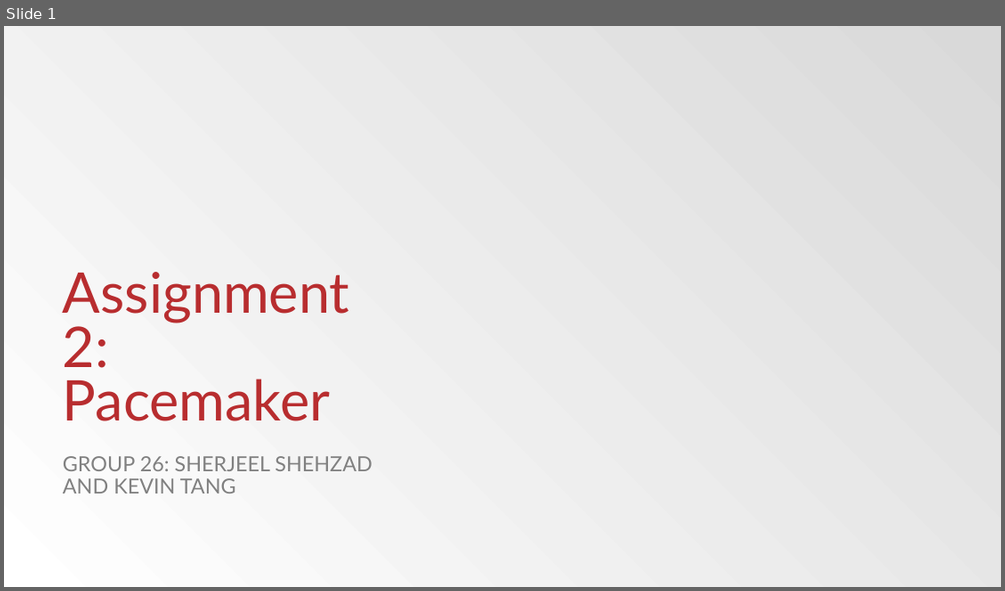
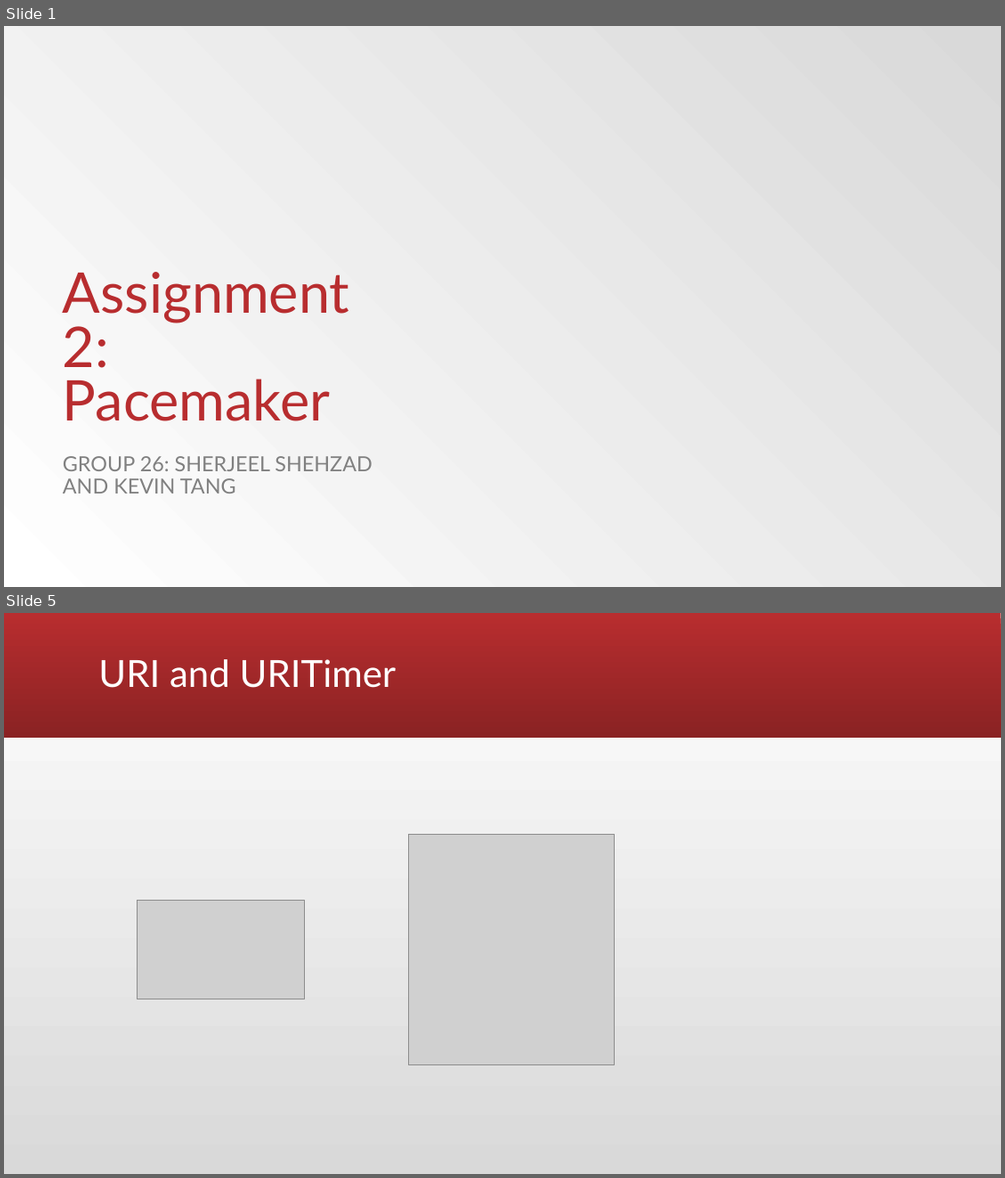
Before and after one commit to sherjeelshehzad/pacemaker, a slide deck: Assignment 2.pptx. Shown one above the other, each under a label of ours: slide 1 before the commit, slides 1 and 5 after it; the slides between them are not shown. The pictures are 1005x591 and 1005x1178 pixels, drawn with LibreOffice and Linux fonts; fonts in the diff are those of the drawing; grey boxes stand for pictures; background and template pictures are left out. Boxes give left, top, right and bottom in pixels: in the first picture for what was removed or moved away, otherwise in the second. Text is boxed around its words. In the diff, an @@ line names an element or a change of style, - is before the commit and + after.

```diff
--- a/Assignment 2.pptx
+++ b/Assignment 2.pptx
@@ slide 5 added at <box>4,613,1001,1174</box>, background gradient #D9D9D9 to #FFFFFF @@
@@ rectangle added at <box>4,613,1001,738</box>, fill gradient #B82D2F to #8A2223 @@
@@ title added at <box>98,659,396,688</box>, 36 pt, text #FFFFFF @@
+URI and URITimer
@@ picture added at <box>409,834,615,1064</box> @@
@@ picture added at <box>138,900,304,999</box> @@
```
Also in this commit, not shown: 1 slide changed, 6 other slides added, 9 slides removed.
